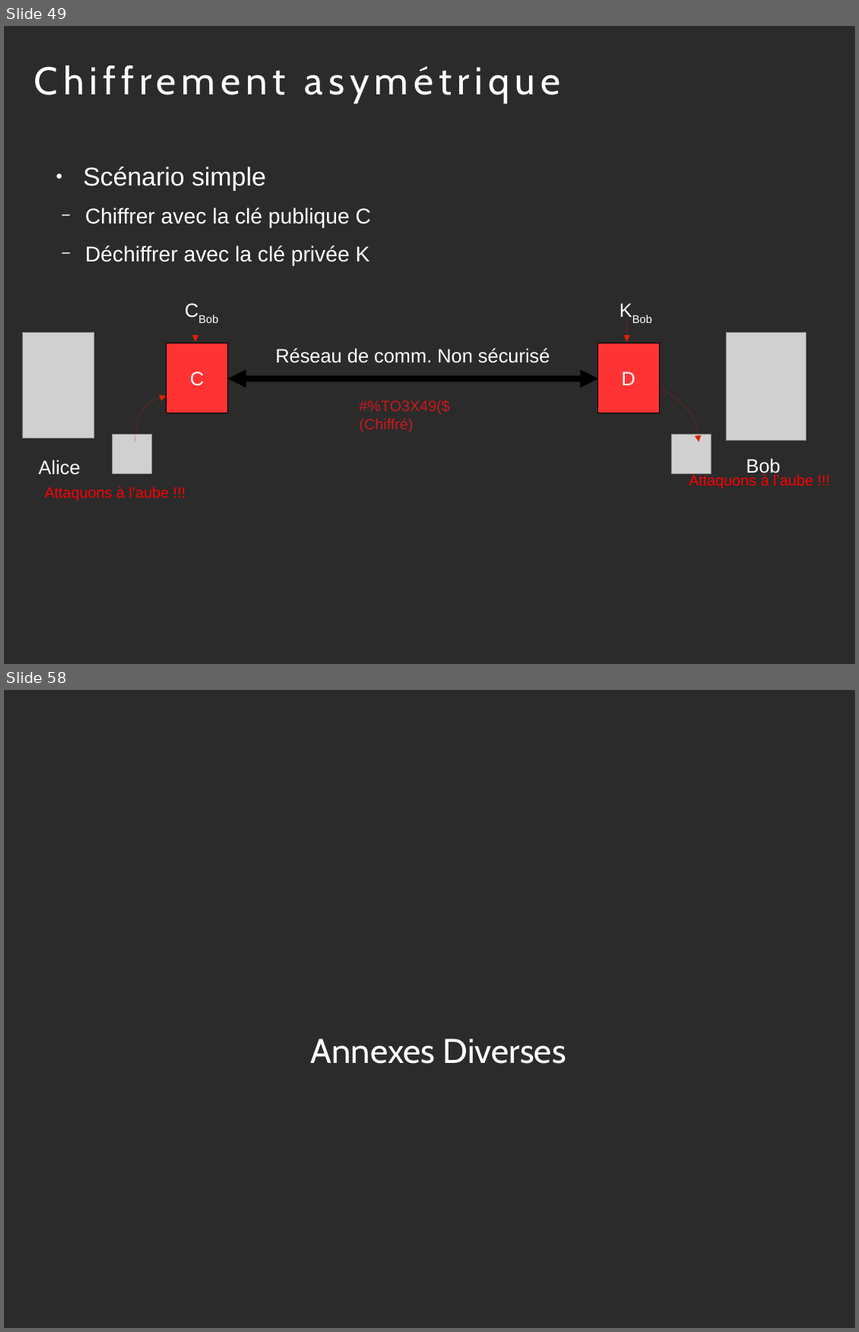
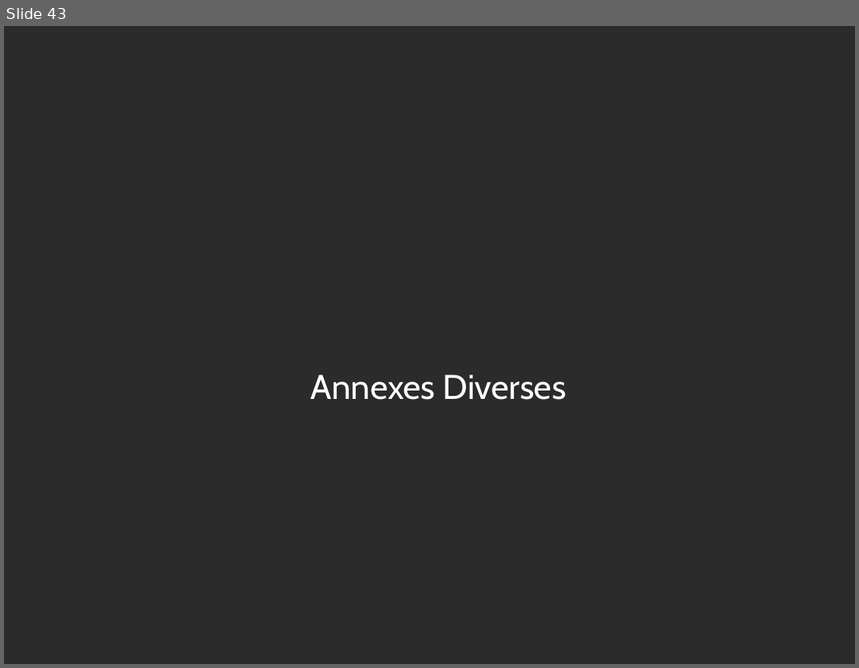
Before and after one commit to diu-uf-bordeaux/bloc3, a slide deck: reseaux/cours.odp. Shown one above the other, each under a label of ours: slides 49 and 58 before the commit, slide 43 after it; the slides between them are not shown. The pictures are 859x1332 and 859x668 pixels, drawn with LibreOffice and Linux fonts; fonts in the diff are those of the drawing; grey boxes stand for pictures; background and template pictures are left out; a plain dark background stands for a picture behind light text. Boxes give left, top, right and bottom in pixels: in the first picture for what was removed or moved away, otherwise in the second. Text is boxed around its words. In the diff, an @@ line names an element or a change of style, - is before the commit and + after.

```diff
--- a/reseaux/cours.odp
+++ b/reseaux/cours.odp
@@ slide 49 removed at (x1=4, y1=26, x2=855, y2=664), background picture (left out) @@
@@ title removed at (x1=34, y1=66, x2=561, y2=103) @@
-Chiffrement asymétrique
@@ text removed at (x1=83, y1=167, x2=371, y2=266) @@
-● Scénario simple
-  − Chiffrer avec la clé publique C
-  − Déchiffrer avec la clé privée K
@@ text removed at (x1=177, y1=294, x2=227, y2=328) @@
-CBob
@@ text removed at (x1=612, y1=294, x2=660, y2=328) @@
-KBob
@@ arrow removed from (196, 319) to (196, 342) @@
@@ arrow removed from (627, 319) to (627, 342) @@
@@ picture removed at (x1=22, y1=332, x2=94, y2=439) @@
@@ rectangle removed at (x1=166, y1=344, x2=228, y2=413) @@
-C
@@ rectangle removed at (x1=598, y1=344, x2=660, y2=413) @@
-D
@@ picture removed at (x1=726, y1=332, x2=806, y2=441) @@
@@ text removed at (x1=275, y1=348, x2=550, y2=363) @@
-Réseau de comm. Non sécurisé
@@ double arrow removed from (228, 379) to (599, 379) @@
@@ freeform shape removed at (x1=661, y1=389, x2=699, y2=442) @@
@@ freeform shape removed at (x1=135, y1=396, x2=166, y2=442) @@
@@ text removed at (x1=359, y1=400, x2=449, y2=433) @@
-#%TO3X49($
-(Chiffré)
@@ picture removed at (x1=112, y1=435, x2=151, y2=474) @@
@@ picture removed at (x1=671, y1=435, x2=711, y2=474) @@
@@ text removed at (x1=747, y1=458, x2=781, y2=477) @@
-Bob
@@ text removed at (x1=38, y1=460, x2=80, y2=475) @@
-Alice
@@ text removed at (x1=689, y1=474, x2=813, y2=489) @@
-Attaquons à l’aube !!!
@@ text removed at (x1=44, y1=487, x2=169, y2=501) @@
-Attaquons à l’aube !!!
@@ what was slide 58 is now slide 43 @@
```
Also in this commit, not shown: 14 other slides removed, 3 other files.
